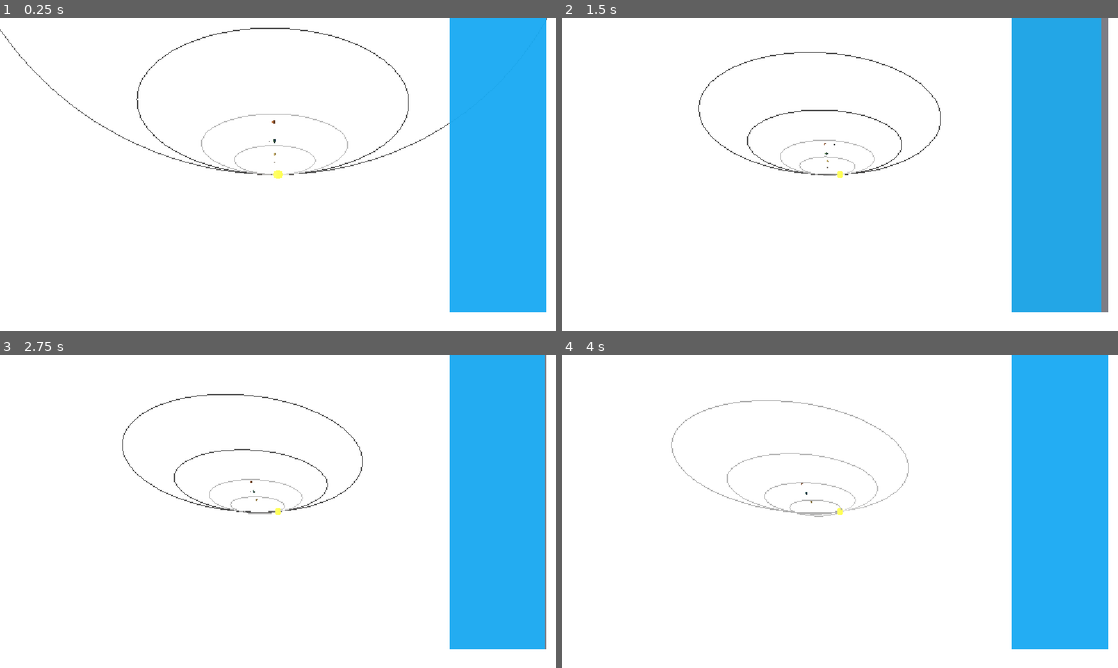
Above: before the commit, frames 1-4 (two rows, left to right).
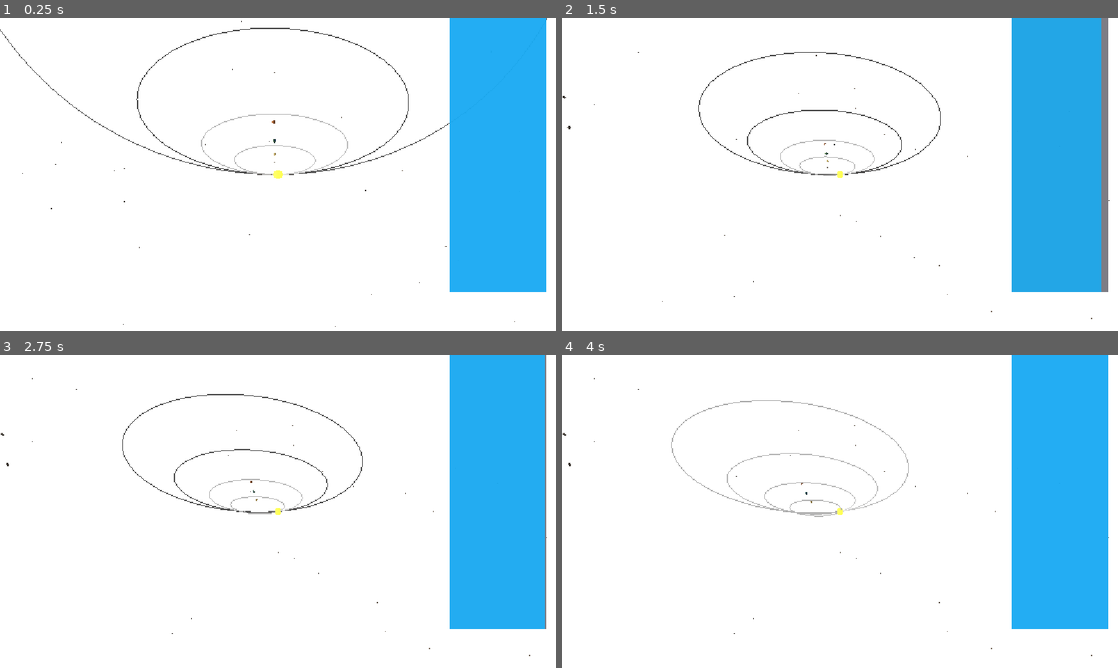
Above: after the commit, the same moments.

Repository: techmore/swarndefense
Game: Godot game, scene res://scenes/core/world.tscn
The game is run twice, just before and just after one commit, with the same random seed, the same clock (stepped at 60 frames per second) and the same inputs. This scene is started directly instead of the project's main scene.
Inputs (mouse positions are in pixels of both pictures, inside the frame that each line leads up to):
- Up to frame 1 (0.25 s): no input
- Up to frame 2 (1.5 s): tap Enter at 0.5 s; move the mouse to (962, 158) at 0.52 s; hold D (move_right) 0.53-1.28 s; hold Space (boost) 0.53-1.28 s; click (962, 158) at 0.67 s; tap F (interact) at 0.8, 1.35 s; move the mouse to (812, 174) at 1.27 s; hold W (move_forward) from 1.28 s (still down)
- Up to frame 3 (2.75 s): keep holding W (move_forward); click (250, 511) at 1.55 s; move the mouse to (289, 505) at 2.02 s; press the mouse at (289, 505) at 2.03 s; tap Space (boost) at 2.3 s
- Up to frame 4 (4 s): keep holding W (move_forward); move the mouse to (834, 517) at 2.77 s; release the mouse at (834, 517) at 2.78 s; tap Space (boost) at 2.85 s; click (834, 517) at 2.92 s; tap F (interact) at 3.05 s; move the mouse to (878, 514) at 3.52 s; hold F (interact) from 3.53 s (still down); click (878, 514) at 3.8 s

The runs differ from the first frame. In frame 1, 1.1% of the frame differs, in the area x 4-99%, y 0-99%; in frame 2, 1.1%, in the area x 0-99%, y 10-97%; in frame 3, 1.1%; in frame 4, 1.1%.
Error after the commit: Invalid call. Nonexistent function 'has_property' in base 'CharacterBody3D (player_ship.gd)'. (res://scenes/ui/ship_hud.gd:33)

Commit message:
feat: asteroid field and mining system
- AsteroidField: 300 procedural asteroids in belt (600-950u from Sun)
  using MultiMeshInstance3D with random scale, rotation, color.
  Each asteroid has metal/crystal resources, depletes on mining.
- Mining beam: RayCast3D from ship, visible laser MeshInstance3D
  with emissive blue material, scales to hit distance.
- Cargo system: ship cargo (500 cap), resources extracted on hold
  primary fire, deposit with F (interact) to EconomyManager.
- HUD: cargo readout with metal/crystal counts and capacity bar.

Diff:
--- a/swarm-defense/scenes/core/world.gd
+++ b/swarm-defense/scenes/core/world.gd
@@ -7,8 +7,14 @@
 	GameManager.change_phase(GameManager.GamePhase.PLAYING)
 	_setup_starfield()
 	_setup_celestial_bodies()
+	_setup_asteroid_field()
 	_spawn_player()
 	_setup_hud()
+
+func _setup_asteroid_field() -> void:
+	var field = AsteroidField.new()
+	field.name = "AsteroidField"
+	celestial_system.add_child(field)
 
 func _setup_hud() -> void:
 	var hud = preload("res://scenes/ui/ship_hud.tscn").instantiate()
--- a/swarm-defense/scenes/ships/player_ship.tscn
+++ b/swarm-defense/scenes/ships/player_ship.tscn
@@ -1,12 +1,9 @@
-[gd_scene load_steps=8 format=3]
+[gd_scene load_steps=9 format=3]
 
 [ext_resource type="Script" path="res://scripts/ships/player_ship.gd" id="1"]
 
 [sub_resource type="BoxMesh" id="1"]
 size = Vector3(1.0, 0.35, 2.8)
-
-[sub_resource type="BoxMesh" id="2"]
-size = Vector3(0.15, 0.06, 0.5)
 
 [sub_resource type="StandardMaterial3D" id="3"]
 albedo_color = Color(0.15, 0.18, 0.25, 1)
@@ -31,6 +28,15 @@
 
 [sub_resource type="StandardMaterial3D" id="7"]
 albedo_color = Color(0.0, 0.0, 0.0, 1)
+
+[sub_resource type="StandardMaterial3D" id="8"]
+albedo_color = Color(0.1, 0.6, 1.0, 0.4)
+emission_enabled = true
+emission = Color(0.1, 0.6, 1.0, 1)
+emission_energy_multiplier = 3.0
+transparency = 1
+shading_mode = 2
+cull_mode = 2
 
 [node name="PlayerShip" type="CharacterBody3D"]
 script = ExtResource("1")
@@ -70,13 +76,15 @@
 
 [node name="EngineAccentLeft" type="MeshInstance3D" parent="."]
 transform = Transform3D(1, 0, 0, 0, 1, 0, 0, 0, 1, -0.35, -0.1, 1.65)
-mesh = SubResource("2")
+mesh = SubResource("1")
 material_override = SubResource("4")
+scale = Vector3(0.15, 1, 1)
 
 [node name="EngineAccentRight" type="MeshInstance3D" parent="."]
 transform = Transform3D(1, 0, 0, 0, 1, 0, 0, 0, 1, 0.35, -0.1, 1.65)
-mesh = SubResource("2")
+mesh = SubResource("1")
 material_override = SubResource("4")
+scale = Vector3(0.15, 1, 1)
 
 [node name="Cockpit" type="MeshInstance3D" parent="."]
 transform = Transform3D(1, 0, 0, 0, 1, 0, 0, 0, 1, 0.0, 0.3, -0.5)
@@ -86,6 +94,17 @@
 
 [node name="CollisionShape3D" type="CollisionShape3D" parent="."]
 shape = SubResource("1")
+
+[node name="MiningRay" type="RayCast3D" parent="."]
+enabled = true
+hit_from_inside = true
+collision_mask = 1
+
+[node name="MiningBeam" type="MeshInstance3D" parent="."]
+visible = false
+mesh = SubResource("1")
+material_override = SubResource("8")
+scale = Vector3(0.06, 0.06, 1.0)
 
 [node name="ThrusterMain" type="GPUParticles3D" parent="."]
 transform = Transform3D(1, 0, 0, 0, 1, 0, 0, 0, 1, 0.0, 0.0, 1.8)
--- a/swarm-defense/scenes/ui/ship_hud.gd
+++ b/swarm-defense/scenes/ui/ship_hud.gd
@@ -2,24 +2,35 @@
 
 @onready var speed_label: Label = $SpeedLabel
 @onready var boost_bar_fill: ColorRect = $BoostBarOuter/BoostBarFill
+@onready var cargo_label: Label = $CargoLabel
 
 var _player_ship: Node = null
 
 func _ready() -> void:
-    var ships = get_tree().get_nodes_in_group("player_ship")
-    if ships.size() > 0:
-        _player_ship = ships[0]
+	var ships = get_tree().get_nodes_in_group("player_ship")
+	if ships.size() > 0:
+		_player_ship = ships[0]
 
 func _process(delta: float) -> void:
-    if not _player_ship or not _player_ship.has_method("get_ship_velocity"):
-        return
-    var vel: Vector3 = _player_ship.get_ship_velocity()
-    var speed = vel.length()
-    var boost: float = _player_ship.get_boost()
+	if not _player_ship:
+		return
 
-    speed_label.text = "%s km/s" % str(speed).pad_decimals(1)
+	if _player_ship.has_method("get_ship_velocity"):
+		var vel: Vector3 = _player_ship.get_ship_velocity()
+		var speed = vel.length()
+		speed_label.text = "%s km/s" % str(speed).pad_decimals(1)
 
-    var pct = clamp(boost / 100.0, 0.0, 1.0)
-    boost_bar_fill.anchor_right = pct
-    var c = Color(0.1, 0.7 * pct + 0.3 * (1.0 - pct), 1.0 * pct + 0.3 * (1.0 - pct), 0.9)
-    boost_bar_fill.color = c
+	if _player_ship.has_method("get_boost"):
+		var boost: float = _player_ship.get_boost()
+		var pct = clamp(boost / 100.0, 0.0, 1.0)
+		boost_bar_fill.anchor_right = pct
+		var c = Color(0.1, 0.7 * pct + 0.3 * (1.0 - pct), 1.0 * pct + 0.3 * (1.0 - pct), 0.9)
+		boost_bar_fill.color = c
+
+	if _player_ship.has_method("get_cargo") and _player_ship.has_method("get_cargo_total"):
+		var cargo = _player_ship.get_cargo()
+		var total = _player_ship.get_cargo_total()
+		var cap = _player_ship.cargo_capacity if _player_ship.has_property("cargo_capacity") else 500
+		var metal = cargo.get("metal", 0)
+		var crystal = cargo.get("crystal", 0)
+		cargo_label.text = "CARGO: %d/%d  [M:%d  C:%d]" % [total, cap, metal, crystal]
--- a/swarm-defense/scenes/ui/ship_hud.tscn
+++ b/swarm-defense/scenes/ui/ship_hud.tscn
@@ -24,9 +24,9 @@
 anchor_left = 1.0
 anchor_bottom = 1.0
 offset_left = -220.0
-offset_top = -60.0
+offset_top = -100.0
 offset_right = -20.0
-offset_bottom = -40.0
+offset_bottom = -80.0
 color = Color(0.15, 0.15, 0.2, 0.6)
 
 [node name="BoostBarFill" type="ColorRect" parent="BoostBarOuter"]
@@ -42,3 +42,16 @@
 theme_override_font_sizes/font_size = 11
 horizontal_alignment = 1
 text = "BOOST"
+
+[node name="CargoLabel" type="Label" parent="."]
+anchors_preset = 10
+anchor_right = 1.0
+anchor_bottom = 1.0
+offset_left = -220.0
+offset_top = 55.0
+offset_right = -20.0
+offset_bottom = 80.0
+theme_override_colors/font_color = Color(0.3, 0.9, 0.6, 0.8)
+theme_override_font_sizes/font_size = 13
+horizontal_alignment = 0
+text = "CARGO: 0/500"
--- a/swarm-defense/scripts/ships/player_ship.gd
+++ b/swarm-defense/scripts/ships/player_ship.gd
@@ -2,13 +2,15 @@
 
 @export var thrust_force: float = 60.0
 @export var boost_multiplier: float = 3.0
-@export var rotation_speed: float = 3.0
 @export var max_speed: float = 150.0
 @export var max_boost_speed: float = 350.0
 @export var boost_drain: float = 12.0
 @export var boost_regen: float = 6.0
 @export var linear_drag: float = 0.4
 @export var angular_drag: float = 4.0
+@export var mining_range: float = 80.0
+@export var mining_rate: int = 5
+@export var cargo_capacity: int = 500
 
 var _velocity: Vector3 = Vector3.ZERO
 var _angular_velocity: Vector3 = Vector3.ZERO
@@ -17,6 +19,9 @@
 var _mouse_captured: bool = false
 var _throttle: float = 0.0
 var _lateral_intensity: float = 0.0
+var _cargo: Dictionary = {"metal": 0, "crystal": 0}
+var _mining_active: bool = false
+var _mining_hit: Vector3 = Vector3.ZERO
 
 @onready var camera_pivot: Node3D = $CameraPivot
 @onready var spring_arm: SpringArm3D = $CameraPivot/SpringArm3D
@@ -26,10 +31,13 @@
 @onready var headlight: OmniLight3D = $Headlight
 @onready var engine_accent_l: MeshInstance3D = $EngineAccentLeft
 @onready var engine_accent_r: MeshInstance3D = $EngineAccentRight
+@onready var mining_ray: RayCast3D = $MiningRay
+@onready var mining_beam: MeshInstance3D = $MiningBeam
 
 func _ready() -> void:
 	add_to_group("player_ship")
 	_setup_thrusters()
+	mining_beam.visible = false
 
 func _setup_thrusters() -> void:
 	for t in [thruster_main, thruster_left, thruster_right]:
@@ -69,10 +77,13 @@
 		if _mouse_captured:
 			Input.set_mouse_mode(Input.MOUSE_MODE_VISIBLE)
 			_mouse_captured = false
+	if event.is_action_pressed("interact"):
+		_deposit_cargo()
 
 func _physics_process(delta: float) -> void:
 	_handle_input(delta)
 	_apply_movement(delta)
+	_update_mining(delta)
 	_update_thrusters(delta)
 	_update_camera(delta)
 
@@ -81,7 +92,6 @@
 	var boost = Input.is_action_pressed("boost")
 
 	_is_boosting = boost and _boost > 0.0
-
 	_throttle = -input.z
 	_lateral_intensity = Vector2(input.x, input.y).length()
 
@@ -117,6 +127,71 @@
 		_boost = max(_boost - boost_drain * delta, 0.0)
 	else:
 		_boost = min(_boost + boost_regen * delta, 100.0)
+
+func _update_mining(delta: float) -> void:
+	var firing = Input.is_action_pressed("primary_fire")
+
+	if not firing or not _mouse_captured:
+		mining_beam.visible = false
+		_mining_active = false
+		return
+
+	mining_ray.target_position = Vector3(0, 0, -mining_range)
+	mining_ray.force_raycast_update()
+
+	if not mining_ray.is_colliding():
+		mining_beam.visible = false
+		_mining_active = false
+		return
+
+	var hit = mining_ray.get_collision_point()
+	var collider = mining_ray.get_collider()
+
+	if not collider or collider.name != "AsteroidField":
+		mining_beam.visible = false
+		_mining_active = false
+		return
+
+	_mining_active = true
+	_mining_hit = hit
+	_update_beam_visual(hit)
+
+	var field = collider as AsteroidField
+	if field:
+		var collected = field.mine_asteroid(hit, mining_rate)
+		if collected:
+			_add_to_cargo(collected)
+
+func _update_beam_visual(hit: Vector3) -> void:
+	var local_hit = global_transform.basis.inverse() * (hit - global_position)
+	var mid = local_hit * 0.5
+	var dist = local_hit.length()
+
+	mining_beam.position = Vector3(0, 0, -dist * 0.5)
+	mining_beam.scale = Vector3(1, 1, dist)
+	mining_beam.look_at(local_hit, Vector3.UP)
+	mining_beam.visible = true
+
+func _add_to_cargo(collected: Dictionary) -> void:
+	var total = 0
+	for v in _cargo.values():
+		total += v
+	for rtype in collected:
+		var space = cargo_capacity - total
+		if space <= 0:
+			break
+		var add = mini(collected[rtype], space)
+		_cargo[rtype] = _cargo.get(rtype, 0) + add
+		total += add
+
+func _deposit_cargo() -> void:
+	var deposited = 0
+	for rtype in _cargo:
+		var amount = _cargo[rtype]
+		if amount > 0:
+			var added = EconomyManager.add_resource(rtype, amount, "ship_deposit")
+			_cargo[rtype] -= added
+			deposited += added
 
 func _update_thrusters(delta: float) -> void:
 	var main_intensity = clamp(abs(_throttle) + (0.2 if _is_boosting else 0.0), 0.0, 1.0)
@@ -151,11 +226,6 @@
 		return
 	spring_arm.spring_length = lerp(spring_arm.spring_length, 12.0 if not _is_boosting else 18.0, delta * 2.0)
 
-func _integrate_mouse_motion(event: InputEventMouseMotion) -> void:
-	if _mouse_captured:
-		_angular_velocity.y -= event.relative.x * 0.002
-		_angular_velocity.x -= event.relative.y * 0.002
-
 func get_ship_velocity() -> Vector3:
 	return _velocity
 
@@ -164,3 +234,15 @@
 
 func get_is_boosting() -> bool:
 	return _is_boosting
+
+func get_cargo() -> Dictionary:
+	return _cargo.duplicate()
+
+func get_cargo_total() -> int:
+	var t = 0
+	for v in _cargo.values():
+		t += v
+	return t
+
+func is_mining() -> bool:
+	return _mining_active
--- /dev/null
+++ b/swarm-defense/scripts/systems/asteroid_field.gd
@@ -0,0 +1,134 @@
+class_name AsteroidField
+extends Node3D
+
+class AsteroidData:
+	var instance_idx: int
+	var position: Vector3
+	var resources: Dictionary  # type -> amount
+	var max_resources: int
+	var depleted: bool = false
+	var scale: float
+
+const ASTEROID_COUNT := 300
+const BELT_INNER := 600.0
+const BELT_OUTER := 950.0
+const BELT_HEIGHT := 60.0
+
+var _asteroids: Array[AsteroidData] = []
+var _multi_mesh: MultiMesh
+var _mesh_instance: MultiMeshInstance3D
+
+func _ready() -> void:
+	_generate_field()
+
+func _generate_field() -> void:
+	var base_mesh = SphereMesh.new()
+	base_mesh.radius = 1.0
+	base_mesh.height = 2.0
+	base_mesh.rings = 3
+	base_mesh.radial_segments = 5
+
+	var mat = StandardMaterial3D.new()
+	mat.albedo_color = Color(0.35, 0.30, 0.25)
+	mat.roughness = 0.9
+	mat.metallic = 0.1
+	mat.texture_filter = 0
+	base_mesh.surface_set_material(0, mat)
+
+	_multi_mesh = MultiMesh.new()
+	_multi_mesh.transform_format = MultiMesh.TRANSFORM_3D
+	_multi_mesh.mesh = base_mesh
+	_multi_mesh.instance_count = ASTEROID_COUNT
+
+	var rng = RandomNumberGenerator.new()
+	rng.seed = 42
+
+	for i in range(ASTEROID_COUNT):
+		var data = AsteroidData.new()
+		data.instance_idx = i
+
+		var angle = rng.randf_range(0.0, TAU)
+		var dist = rng.randf_range(BELT_INNER, BELT_OUTER)
+		var height = rng.randf_range(-BELT_HEIGHT, BELT_HEIGHT)
+		data.position = Vector3(
+			dist * cos(angle),
+			height,
+			dist * sin(angle)
+		)
+
+		data.scale = rng.randf_range(0.5, 3.0)
+		data.max_resources = int(rng.randf_range(20, 100))
+		data.resources = {
+			"metal": int(data.max_resources * rng.randf_range(0.4, 1.0)),
+			"crystal": int(data.max_resources * rng.randf_range(0.0, 0.4)),
+		}
+
+		var t = Transform3D.IDENTITY
+		t.origin = data.position
+		t = t.scaled(Vector3.ONE * data.scale)
+		t = t.rotated(Vector3.RIGHT, rng.randf_range(0.0, TAU))
+		t = t.rotated(Vector3.UP, rng.randf_range(0.0, TAU))
+		_multi_mesh.set_instance_transform(i, t)
+
+		var color_variation = Color(
+			rng.randf_range(0.3, 0.5),
+			rng.randf_range(0.25, 0.4),
+			rng.randf_range(0.15, 0.3)
+		)
+		var cdata = PackedColorArray([color_variation])
+		_multi_mesh.set_instance_color(i, color_variation)
+
+		_asteroids.append(data)
+
+	_mesh_instance = MultiMeshInstance3D.new()
+	_mesh_instance.multimesh = _multi_mesh
+	add_child(_mesh_instance)
+
+func mine_asteroid(global_hit: Vector3, damage: int = 1) -> Dictionary:
+	var collected = {}
+	var local_hit = to_local(global_hit)
+	var closest: AsteroidData = null
+	var closest_dist = 10.0
+
+	for a in _asteroids:
+		if a.depleted:
+			continue
+		var d = local_hit.distance_to(a.position)
+		if d < closest_dist:
+			closest_dist = d
+			closest = a
+
+	if not closest:
+		return collected
+
+	var range_threshold = closest.scale * 2.5
+	if closest_dist > range_threshold:
+		return collected
+
+	for rtype in closest.resources:
+		var extract = min(damage, closest.resources[rtype])
+		if extract > 0:
+			closest.resources[rtype] -= extract
+			collected[rtype] = collected.get(rtype, 0) + extract
+
+	var total_remaining = 0
+	for val in closest.resources.values():
+		total_remaining += val
+
+	if total_remaining <= 0:
+		closest.depleted = true
+		_hide_asteroid(closest.instance_idx)
+
+	return collected
+
+func _hide_asteroid(idx: int) -> void:
+	var t = _multi_mesh.get_instance_transform(idx)
+	t = t.scaled(Vector3.ZERO)
+	_multi_mesh.set_instance_transform(idx, t)
+
+func get_asteroid_count() -> int:
+	var count = 0
+	for a in _asteroids:
+		if not a.depleted:
+			count += 1
+	return count
